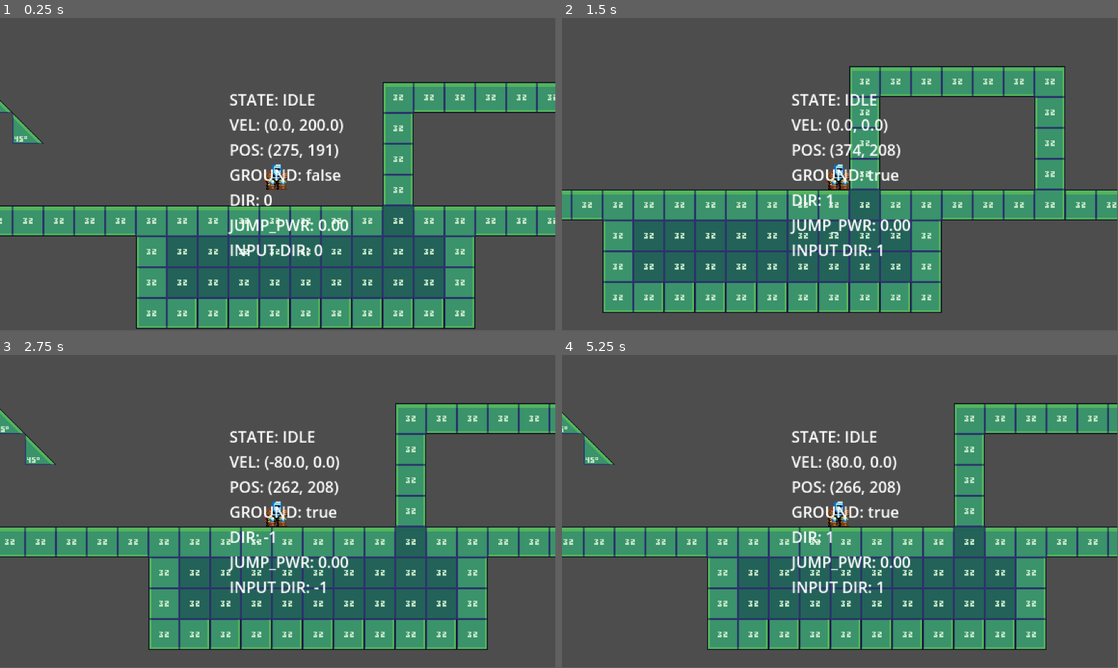
Above: before the commit, frames 1-4 (two rows, left to right).
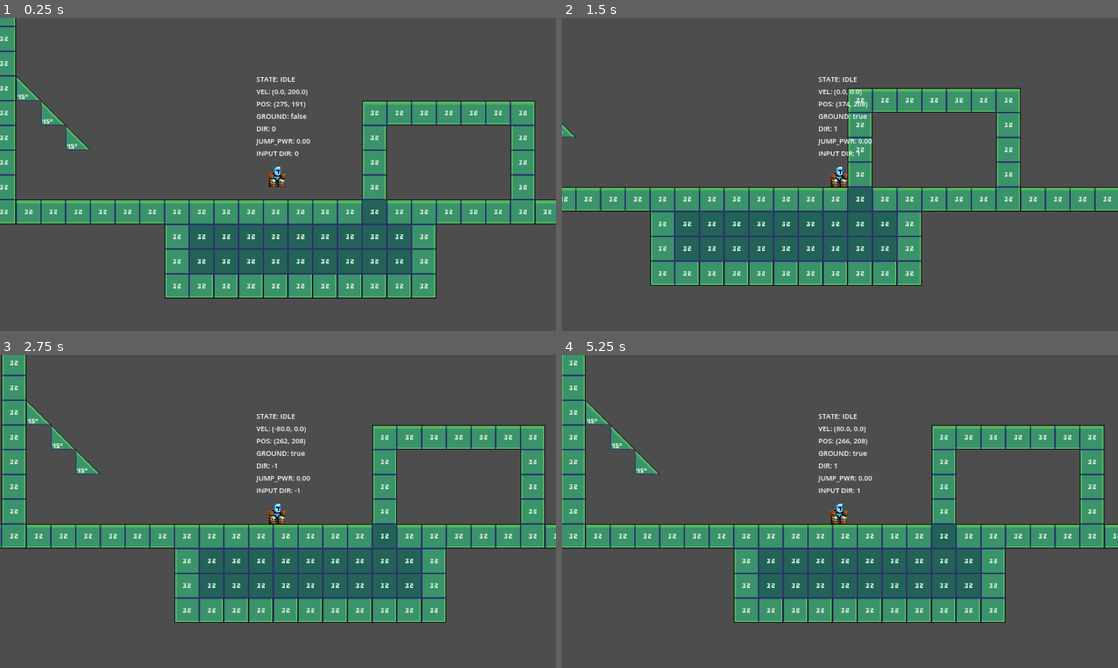
Above: after the commit, the same moments.

Repository: linkinmjs/up-escape
Game: Godot game, scene res://scenes/main.tscn
Same seed, same stepped clock (60 frames per second), same inputs: the game is played once before the commit and once after it.
Inputs:
- Up to frame 1 (0.25 s): no input
- Up to frame 2 (1.5 s): hold Right (ui_right) from 0.53 s (still down)
- Up to frame 3 (2.75 s): tap Enter at 2 s; release Right (ui_right) at 2.03 s; hold Left (ui_left) from 2.03 s (still down)
- Up to frame 4 (5.25 s): release Left (ui_left) at 2.78 s; hold Right (ui_right) 2.78-4.28 s; tap Space at 4.25 s; hold Left (ui_left) 4.28-5.03 s; hold Right (ui_right) from 5.03 s (still down)
In our replay, the window is 799x449 before the commit and 800x450 after it. These sizes can differ from the game's own. Grey fills any space a smaller window leaves; there, only what the larger window draws over its background counts as a difference.

The runs differ from the first frame. In frame 1, 35% of the frame differs, in the area x 0-100%, y 0-100%; in frame 2, 31%; in frame 3, 34%; in frame 4, 34%.

Commit message:
Modify some settings

Diff:
--- a/project.godot
+++ b/project.godot
@@ -14,6 +14,13 @@
 run/main_scene="uid://cfy0uwngrvi1a"
 config/features=PackedStringArray("4.4", "Mobile")
 config/icon="res://icon.svg"
+
+[display]
+
+window/size/viewport_width=1440
+window/size/viewport_height=810
+window/stretch/mode="viewport"
+window/stretch/aspect="expand"
 
 [input]
 
--- a/scenes/player/player.tscn
+++ b/scenes/player/player.tscn
@@ -58,13 +58,14 @@
 anchors_preset = 15
 anchor_right = 1.0
 anchor_bottom = 1.0
-offset_left = 11.0
-offset_top = -11.0
-offset_right = 12.0
-offset_bottom = 12.0
+offset_left = 6.0
+offset_top = -82.0
+offset_right = 7.0
+offset_bottom = -69.0
 grow_horizontal = 2
 grow_vertical = 2
 size_flags_vertical = 1
+theme_override_font_sizes/font_size = 9
 
 [node name="Camera2D" type="Camera2D" parent="."]
 zoom = Vector2(2, 2)
--- a/scripts/player.gd
+++ b/scripts/player.gd
@@ -39,8 +39,8 @@
 
 	handle_input(delta)
 	apply_gravity(delta)
-	move_character()  # ← primero moverse
-	handle_state(delta)  # ← luego actualizar el estado
+	move_character()
+	handle_state(delta)
 	update_debug_info()
 
 func handle_input(delta: float) -> void:
